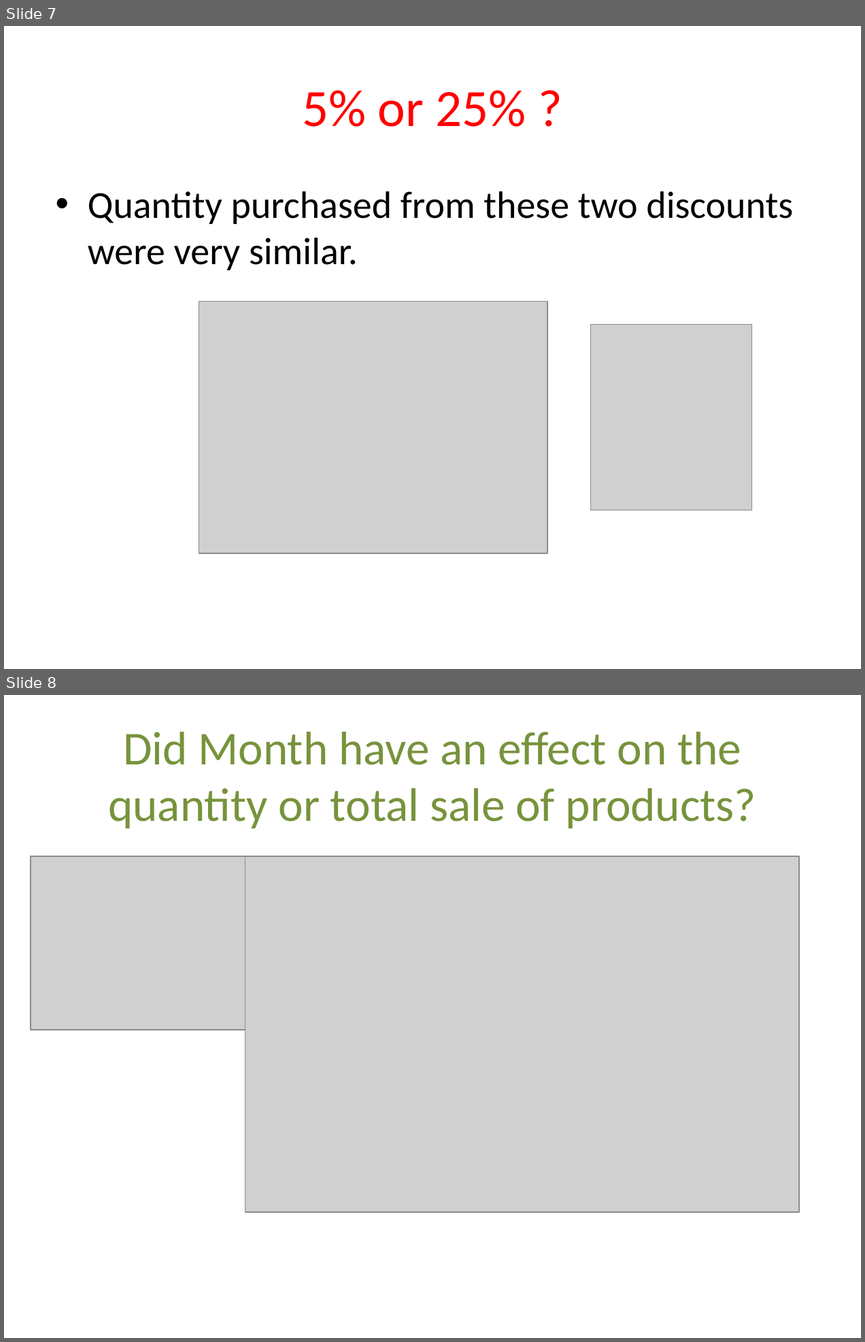
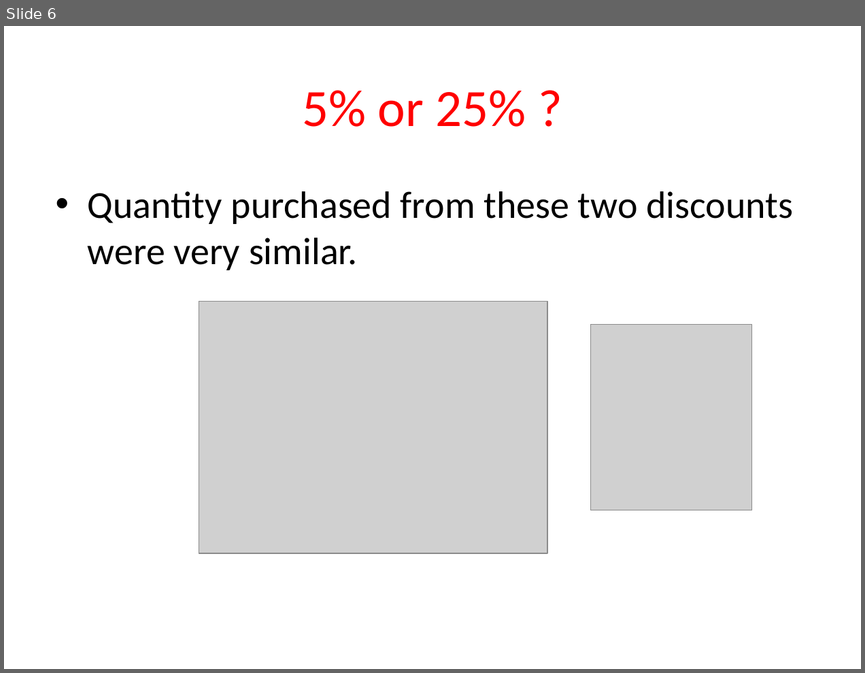
Before and after one commit to Sue-Mir/Module2_Project_Hypothesis_Testing, a slide deck: Project2_HypothesisTesting_NonTechnicalPresentation.pptx. Shown one above the other, each under a label of ours: slides 7 and 8 before the commit, slide 6 after it. The pictures are 865x1342 and 865x673 pixels, drawn with LibreOffice and Linux fonts; fonts in the diff are those of the drawing; grey boxes stand for pictures. Boxes give left, top, right and bottom in pixels: in the first picture for what was removed or moved away, otherwise in the second. Text is boxed around its words. In the diff, an @@ line names an element or a change of style, - is before the commit and + after.

```diff
--- a/Project2_HypothesisTesting_NonTechnicalPresentation.pptx
+++ b/Project2_HypothesisTesting_NonTechnicalPresentation.pptx
@@ slide 8 removed at box(4, 695, 861, 1338), background #FFFFFF @@
@@ title removed at box(108, 732, 756, 828) @@
-Did Month have an effect on the quantity or total sale of products?
@@ picture removed at box(31, 856, 245, 1029) @@
@@ picture removed at box(245, 856, 799, 1212) @@
@@ what was slide 7 is now slide 6 @@
```
Also in this commit, not shown: 5 slides changed, 6 slides added, 2 other slides removed.
